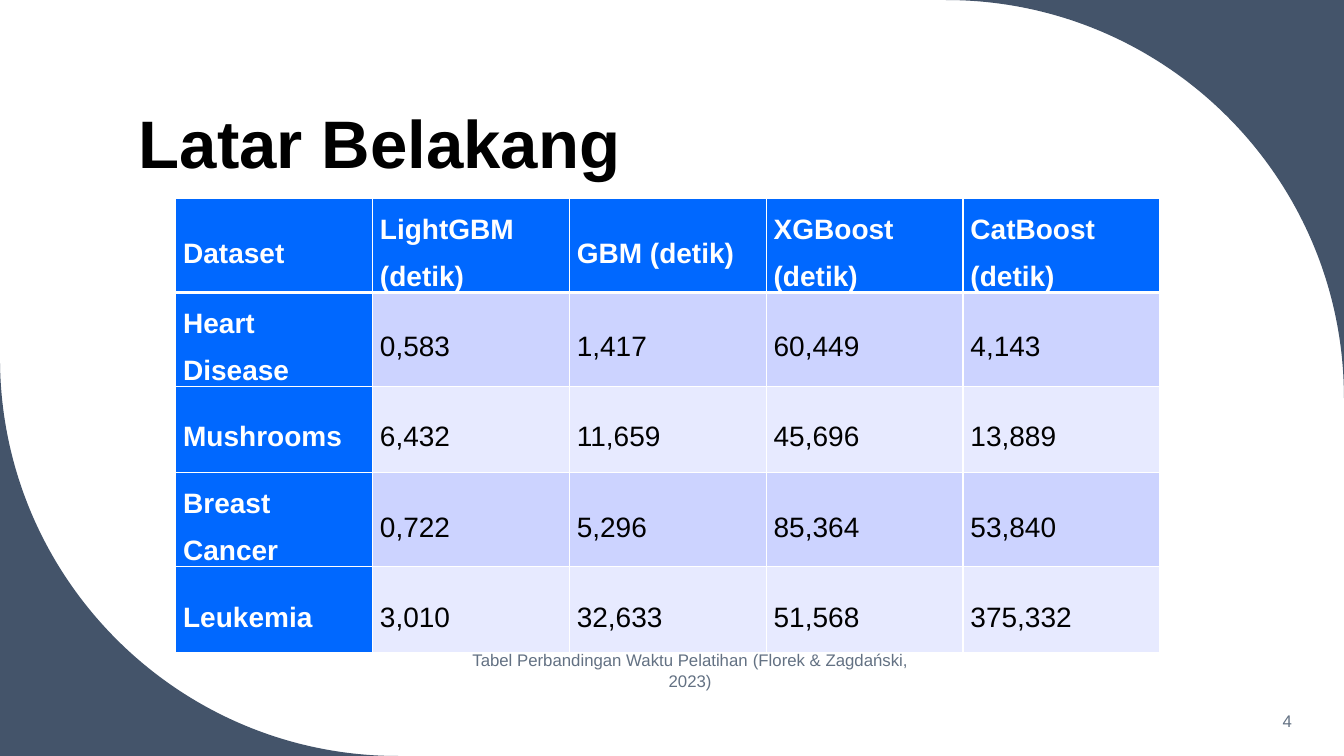
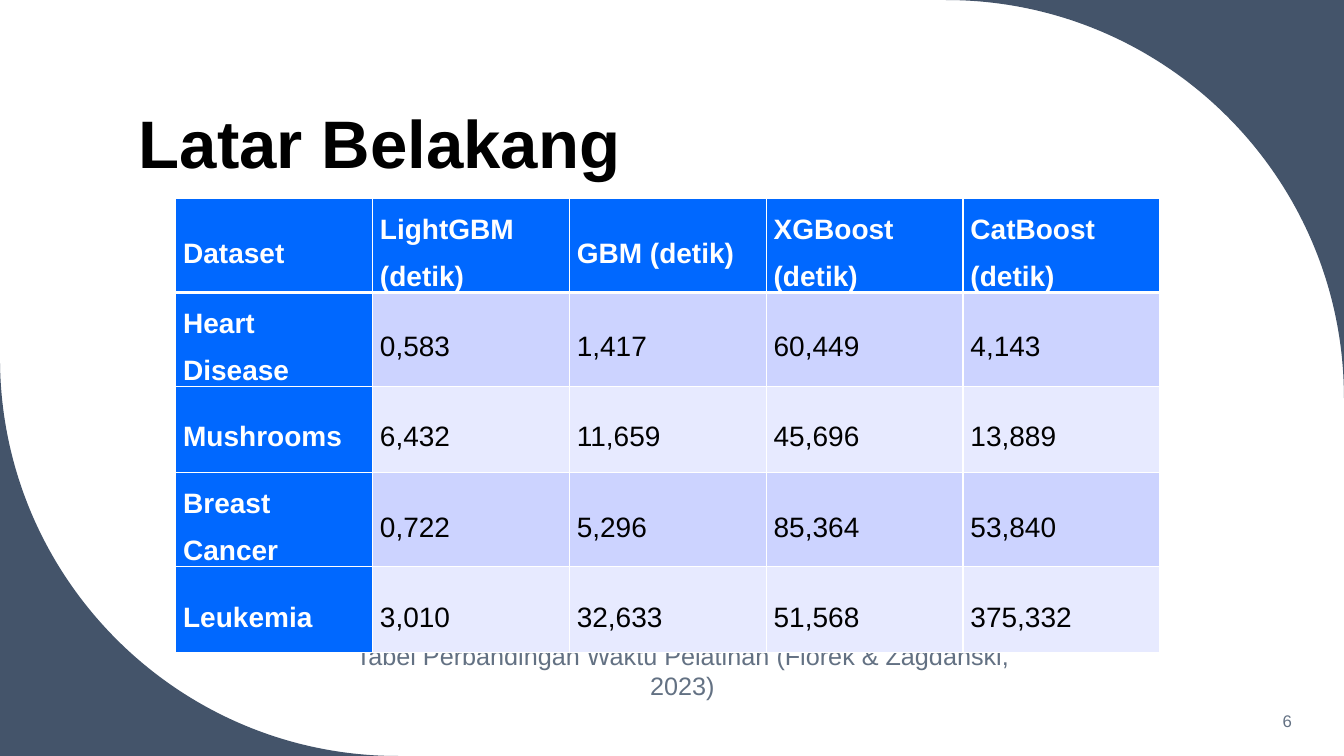
Before and after one commit to fadhilra101/skripsi, a slide deck: slide 6 of ppt/PPT SEMPRO FADHIL.pptx (slide 4 before the commit). Drawn at 1344x756 pixels with LibreOffice and Linux fonts; fonts in the diff are those of the drawing. Boxes give left, top, right and bottom in pixels: in the first picture for what was removed or moved away, otherwise in the second. Text is boxed around its words. In the diff, an @@ line names an element or a change of style, - is before the commit and + after.

```diff
--- a/ppt/PPT SEMPRO FADHIL.pptx
+++ b/ppt/PPT SEMPRO FADHIL.pptx
@@ text "Tabel Perbandingan Waktu Pelatihan (Florek ...": place and size @@
-text "Tabel Perbandingan Waktu Pelatihan (Florek ..." at <box>472,653,908,691</box>
+text "Tabel Perbandingan Waktu Pelatihan (Florek ..." at <box>356,644,1009,700</box>
@@ text "Tabel Perbandingan Waktu Pelatihan (Florek ..." at <box>356,644,1009,700</box>: size 12 to 18 pt @@
@@ page number at <box>1283,715,1292,727</box>: text changed @@
-4
+6
```
Also in this commit, not shown: 4 other slides changed, 4 slides added, 1 other file.
